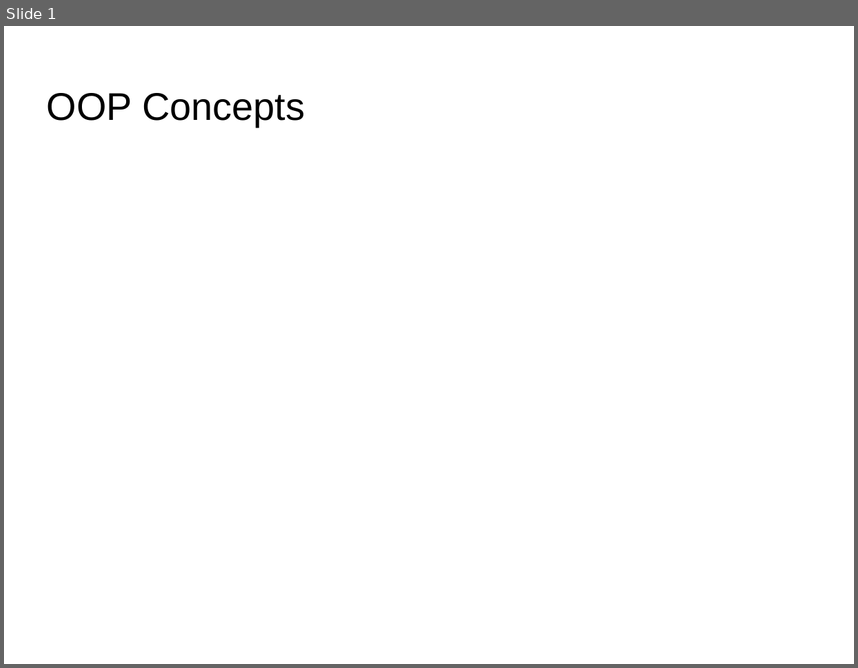
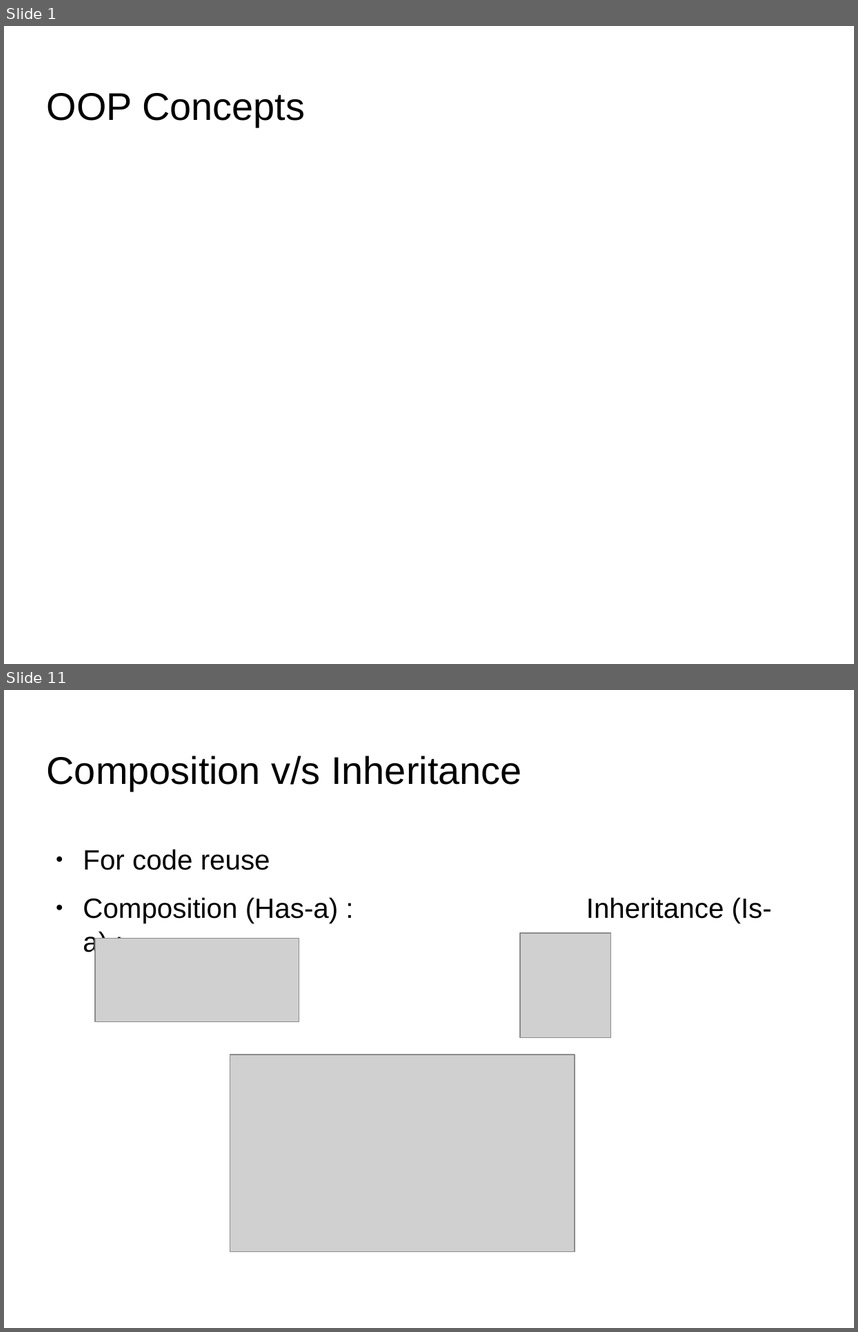
Before and after one commit to tanmayrajani/Internship_PreWork, a slide deck: OOP/OOP_Concepts.odp. Shown one above the other, each under a label of ours: slide 1 before the commit, slides 1 and 11 after it; the slides between them are not shown. The pictures are 858x668 and 858x1332 pixels, drawn with LibreOffice and Linux fonts; fonts in the diff are those of the drawing; grey boxes stand for pictures; background and template pictures are left out. Boxes give left, top, right and bottom in pixels: in the first picture for what was removed or moved away, otherwise in the second. Text is boxed around its words. In the diff, an @@ line names an element or a change of style, - is before the commit and + after.

```diff
--- a/OOP/OOP_Concepts.odp
+++ b/OOP/OOP_Concepts.odp
@@ slide 11 added at <box>4,690,854,1328</box>, background picture (left out) @@
@@ title added at <box>47,756,522,791</box>, 36 pt, text #000000 @@
+Composition v/s Inheritance
@@ text added at <box>83,849,772,923</box>, 26 pt, text #000000 @@
+● For code reuse
+● Composition (Has-a) : Inheritance (Is-a) :
@@ picture added at <box>520,933,611,1037</box> @@
@@ picture added at <box>95,938,299,1022</box> @@
@@ picture added at <box>230,1054,575,1251</box> @@
```
Also in this commit, not shown: 14 other slides added, 4 other files.
